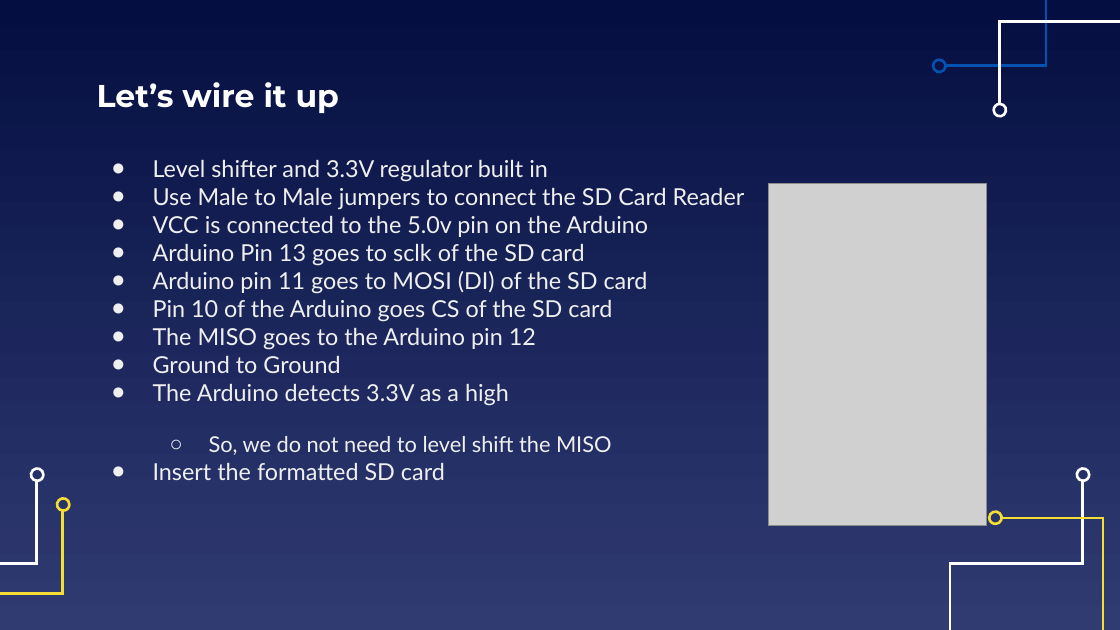
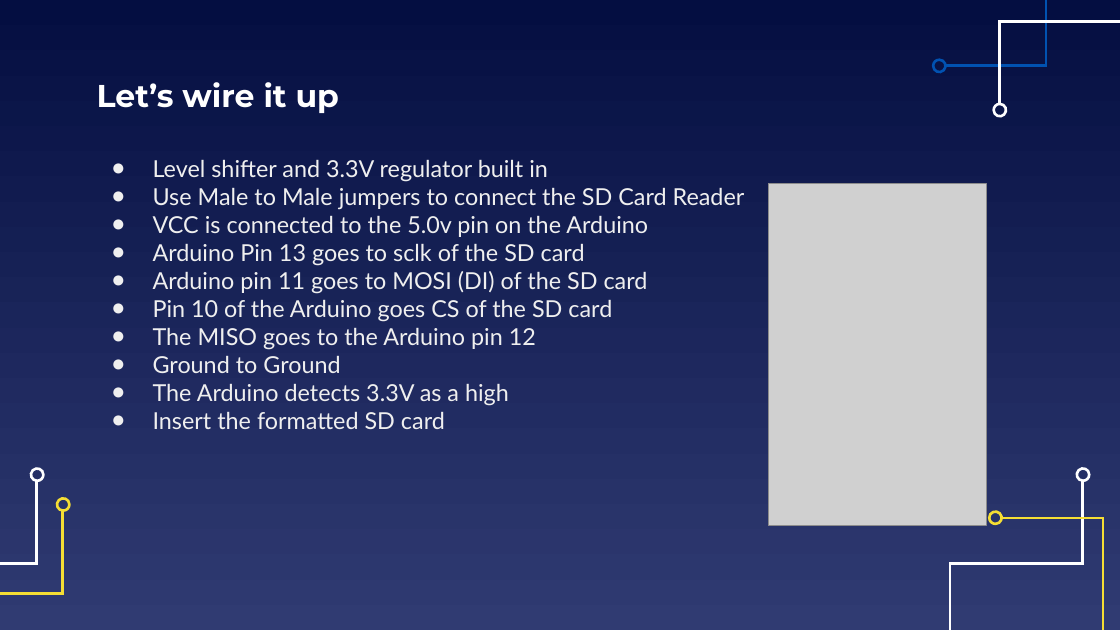
Before and after one commit to EELabMan/Arduino-11-Real-Time-Clocks-and-Datalogging, a slide deck: slide 8 of Data Logging2.pptx. Drawn at 1120x630 pixels with LibreOffice and Linux fonts; fonts in the diff are those of the drawing; grey boxes stand for pictures. Boxes give left, top, right and bottom in pixels: in the first picture for what was removed or moved away, otherwise in the second. Text is boxed around its words. In the diff, an @@ line names an element or a change of style, - is before the commit and + after.

```diff
--- a/Data Logging2.pptx
+++ b/Data Logging2.pptx
@@ text at (209, 436, 611, 455): paragraph removed @@
-  ○ So, we do not need to level shift the MISO
```
Also in this commit, not shown: 1 slide added.
